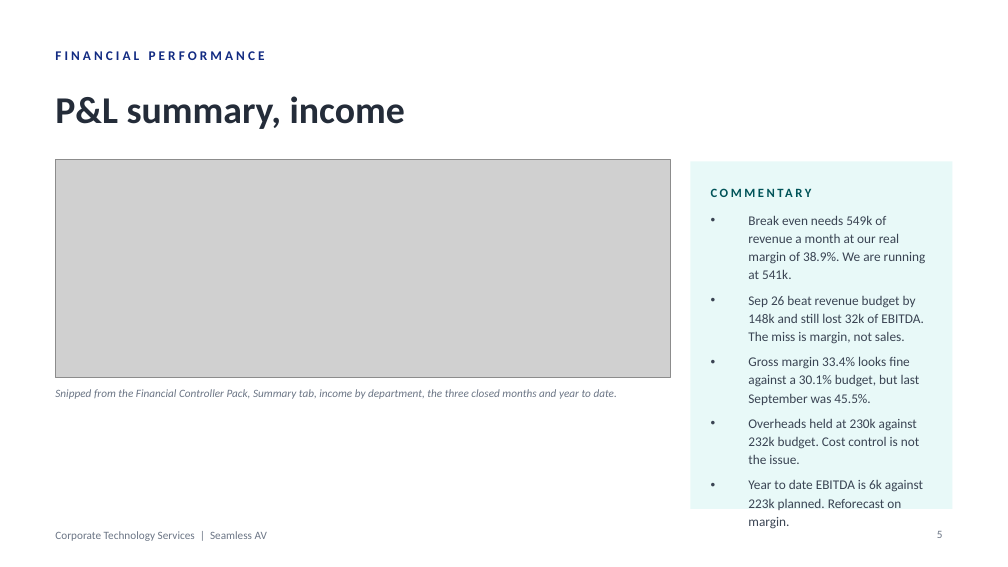
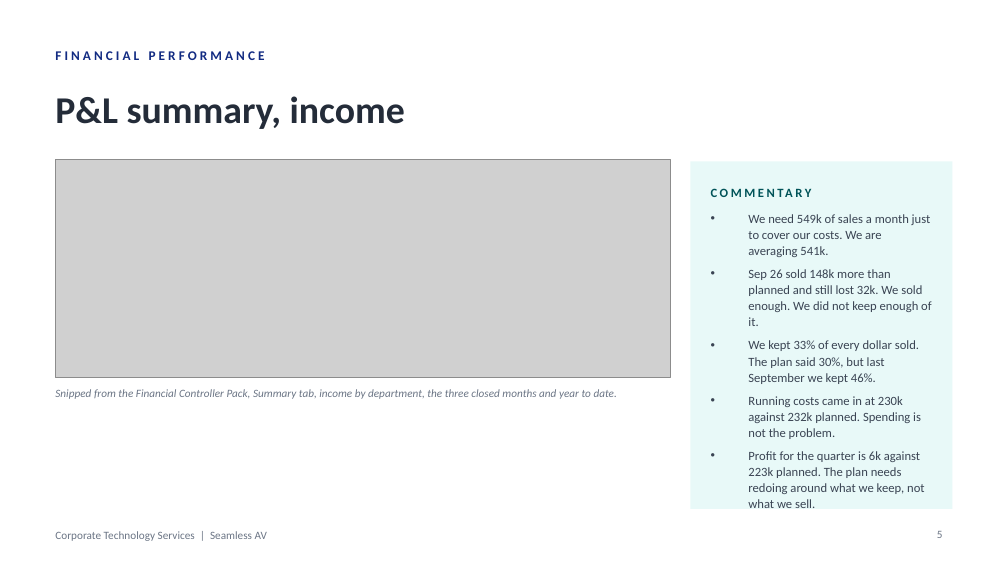
Before and after one commit to WesleyNelson-O33/Claude, a slide deck: slide 5 of deck/CTS Monthly Business Review - September 2026.pptx. Drawn at 1008x567 pixels with LibreOffice and Linux fonts; fonts in the diff are those of the drawing; grey boxes stand for pictures. Boxes give left, top, right and bottom in pixels: in the first picture for what was removed or moved away, otherwise in the second. Text is boxed around its words. In the diff, an @@ line names an element or a change of style, - is before the commit and + after.

```diff
--- a/deck/CTS Monthly Business Review - September 2026.pptx
+++ b/deck/CTS Monthly Business Review - September 2026.pptx
@@ text at [748,214,931,494]: text changed; size 9.5 to 9 pt @@
-• Break even needs 549k of revenue a month at our real margin of 38.9%. We are running at 541k.
-• Sep 26 beat revenue budget by 148k and still lost 32k of EBITDA. The miss is margin, not sales.
-• Gross margin 33.4% looks fine against a 30.1% budget, but last September was 45.5%.
-• Overheads held at 230k against 232k budget. Cost control is not the issue.
-• Year to date EBITDA is 6k against 223k planned. Reforecast on margin.
+• We need 549k of sales a month just to cover our costs. We are averaging 541k.
+• Sep 26 sold 148k more than planned and still lost 32k. We sold enough. We did not keep enough of it.
+• We kept 33% of every dollar sold. The plan said 30%, but last September we kept 46%.
+• Running costs came in at 230k against 232k planned. Spending is not the problem.
+• Profit for the quarter is 6k against 223k planned. The plan needs redoing around what we keep, not what we sell.
```
Also in this commit, not shown: 8 other slides changed, 1 other file.
